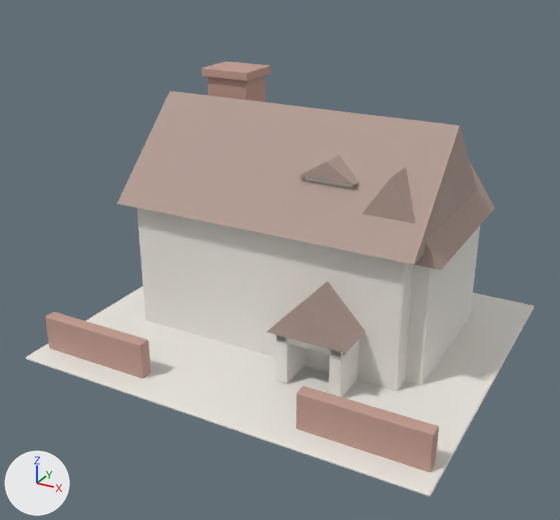
One commit to the Blender file assets/models/source/requested-pois/hudec-memorial-massing.blend: the scene before it, then after it.
The view is the same before and after, from a 50 mm camera at (10.07, -19.59, 12.06) aimed at (-0.09, -1.13, 2.82). The lights are fixed; the arrows at lower left show +X, +Y and +Z. The picture after the commit comes second.

In view in the first picture: 'hudec-memorial-massing'.
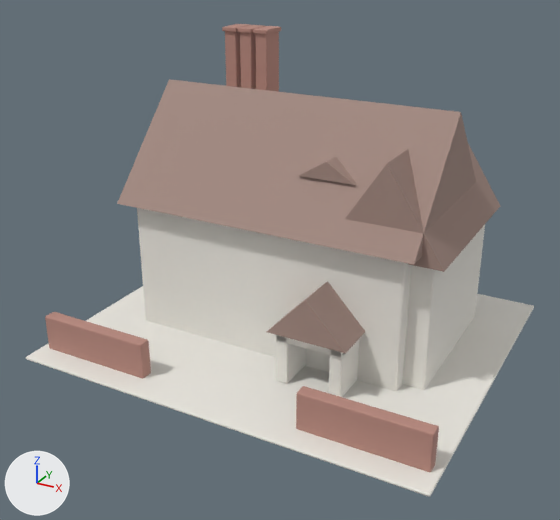
Commit message: feat: prepare hudec memorial massing mcp1

Location of each change, (x1, y1, x2, y2) in pixels of the pictures (560 x 520 px; the box of a moved part takes in the faces that stretch with it):
'hudec-memorial-massing', reshaped (8% taller): before (26, 61, 534, 497); after (26, 24, 534, 497)
part 1 of me_cube, moved or reshaped: before (405, 226, 480, 385); after (402, 225, 485, 390)
part 2 of me_cube, added (beige): after (345, 144, 500, 272)
part 3 of me_cube, moved or reshaped: before (208, 76, 265, 102); after (225, 31, 241, 87)
part 4 of me_cube, moved or reshaped: before (202, 61, 271, 81); after (222, 24, 249, 32)
part 5 of me_cube, added: after (240, 32, 256, 89)
part 6 of me_cube, added: after (237, 25, 265, 33)
part 7 of me_cube, added: after (255, 31, 279, 92)
part 8 of me_cube, added: after (253, 26, 281, 34)
part 9 of me_cube, built on (beige): before (362, 163, 495, 270)
part 10 of me_cube, moved or reshaped: before (117, 91, 477, 265); after (117, 79, 476, 265)

What the commit changed:
Material '邬达克体块红褐瓦' (mat_邬达克体块红褐瓦) changes colour from beige #b39d94 to beige #a38980; in linear values from (0.451, 0.337, 0.294) to (0.365, 0.251, 0.216).
Material '邬达克体块红砖' (mat_邬达克体块红砖) changes colour from beige #c29c90 to pink #b8897e; in linear values from (0.541, 0.333, 0.278) to (0.478, 0.251, 0.208).
Material '邬达克体块深木构' (mat_邬达克体块深木构) is new.
Its base color is (0.161, 0.153, 0.141) (grey #706d69).
Its roughness is 0.78.
me_cube is used by ob_hudec_memorial_massing; location (0.0, 0.0, 0.0).
me_cube had 702 vertices, 673 faces and spanned x -6.3..6.3, y -5.65..5.15, z 0.0..7.8.
me_cube now has 1168 vertices, 1094 faces and spans x -6.3..6.3, y -5.65..5.15, z 0.0..8.98.
me_cube part 1: the loose piece of 56 vertices spanning x 2.23..4.61, y -1.44..3.38, z 0.0..3.82 is multiplied about its middle by the matrix ((1.156, 0.0, 0.0), (0.0, 1.045, 0.0), (0.0, 0.0, 1.019)), then moved by (-0.04, -0.07, 0.04).
me_cube part 2: the loose piece of 6 vertices spanning x 0.59..2.29, y -1.33..-0.32, z 5.58..6.1 is copied, and the copy is scaled about its middle by (2, 5.57, 5), then moved by (1.94, 1.73, -0.66); it spans x 1.69..5.08, y -1.91..3.71, z 3.89..6.48.
me_cube part 3: the loose piece of 56 vertices spanning x -3.85..-2.41, y 0.95..2.14, z 4.03..7.63 is scaled about its middle by (0.269, 0.68, 0.62), then moved by (-0.27, 0.5, 1.91).
me_cube part 4: the loose piece of 56 vertices spanning x -3.98..-2.29, y 0.83..2.27, z 7.53..7.8 is scaled about its middle by (0.283, 0.651, 0.454), then moved by (-0.27, 0.5, 1.25).
me_cube part 5: the loose piece of 56 vertices spanning x -3.85..-2.41, y 0.95..2.14, z 4.03..7.63 is copied, and the copy is scaled about its middle by (0.269, 0.68, 0.62), then moved by (0.29, 0.5, 1.91); it spans x -3.05..-2.64, y 1.65..2.46, z 6.62..8.86.
me_cube part 6: the loose piece of 56 vertices spanning x -3.98..-2.29, y 0.83..2.27, z 7.53..7.8 is copied, and the copy is scaled about its middle by (0.283, 0.651, 0.454), then moved by (0.29, 0.5, 1.25); it spans x -3.09..-2.6, y 1.58..2.52, z 8.85..8.98.
me_cube part 7: the loose piece of 56 vertices spanning x -3.85..-2.41, y 0.95..2.14, z 4.03..7.63 is copied, and the copy is scaled about its middle by (0.269, 0.68, 0.62), then moved by (0.84, 0.5, 1.91); it spans x -2.49..-2.09, y 1.65..2.46, z 6.62..8.86.
me_cube part 8: the loose piece of 56 vertices spanning x -3.98..-2.29, y 0.83..2.27, z 7.53..7.8 is copied, and the copy is scaled about its middle by (0.283, 0.651, 0.454), then moved by (0.84, 0.5, 1.25); it spans x -2.53..-2.04, y 1.58..2.52, z 8.85..8.98.
me_cube part 9: 6 vertices removed from x 1.91..4.93, y -1.69..3.64, z 3.82..6.05; 40 vertices added at x -0.45..4.63, y 1.24..3.5, z 0.21..5.92.
me_cube part 10: 2 vertices moved from x -4.97..4.46, y 0.47, z 7.06 to x -4.97..4.46, y 0.47, z 7.42.
Other edits to the shape of me_cube do not show in these pictures.
me_cube gains material mat_邬达克体块深木构 (grey #706d69).
